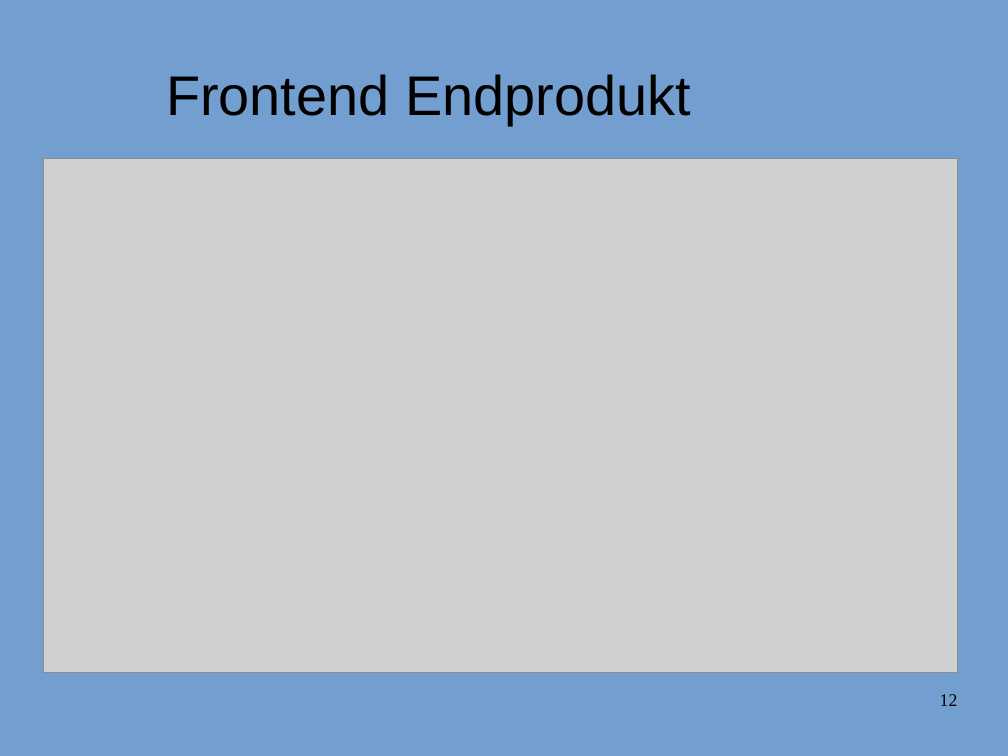
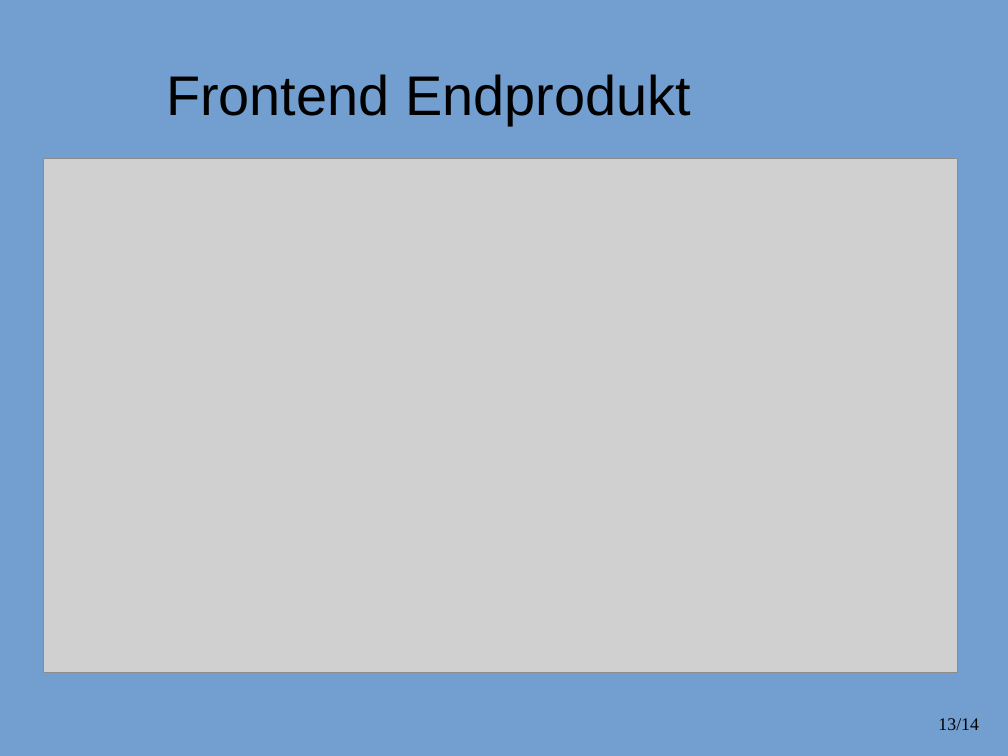
Before and after one commit to JackWolfskind/Tannte-Emma, a slide deck: slide 13 of doc/Präsentation/Präsentation.odp (slide 12 before the commit). Drawn at 1008x756 pixels with LibreOffice and Linux fonts; fonts in the diff are those of the drawing; grey boxes stand for pictures; background and template pictures are left out. Boxes give left, top, right and bottom in pixels: in the first picture for what was removed or moved away, otherwise in the second. Text is boxed around its words. In the diff, an @@ line names an element or a change of style, - is before the commit and + after.

```diff
--- a/doc/Präsentation/Präsentation.odp
+++ b/doc/Präsentation/Präsentation.odp
@@ page number added at box(938, 718, 979, 730), 14 pt, text #000000 @@
+13/14
@@ page number removed at box(940, 694, 958, 706) @@
-12
```
Also in this commit, not shown: 9 other slides changed, 4 slides added, 2 slides removed, 1 other file.
